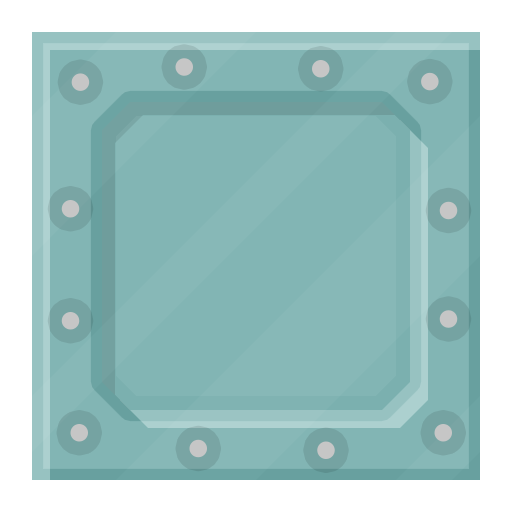
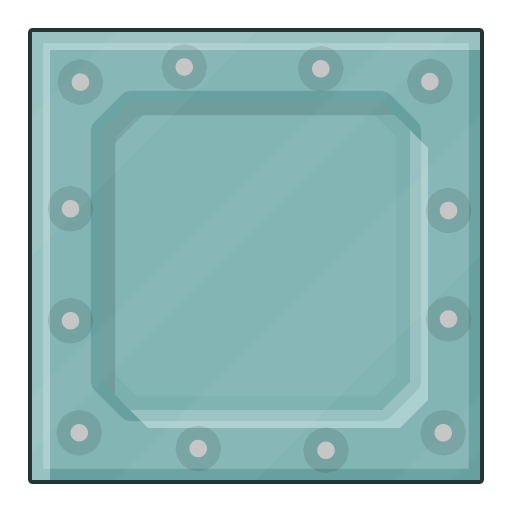
The second 512×512 image is a revision of the first. Changes to its layers:
pixels changed over (28, 28, 484, 484) (layer not identified)
